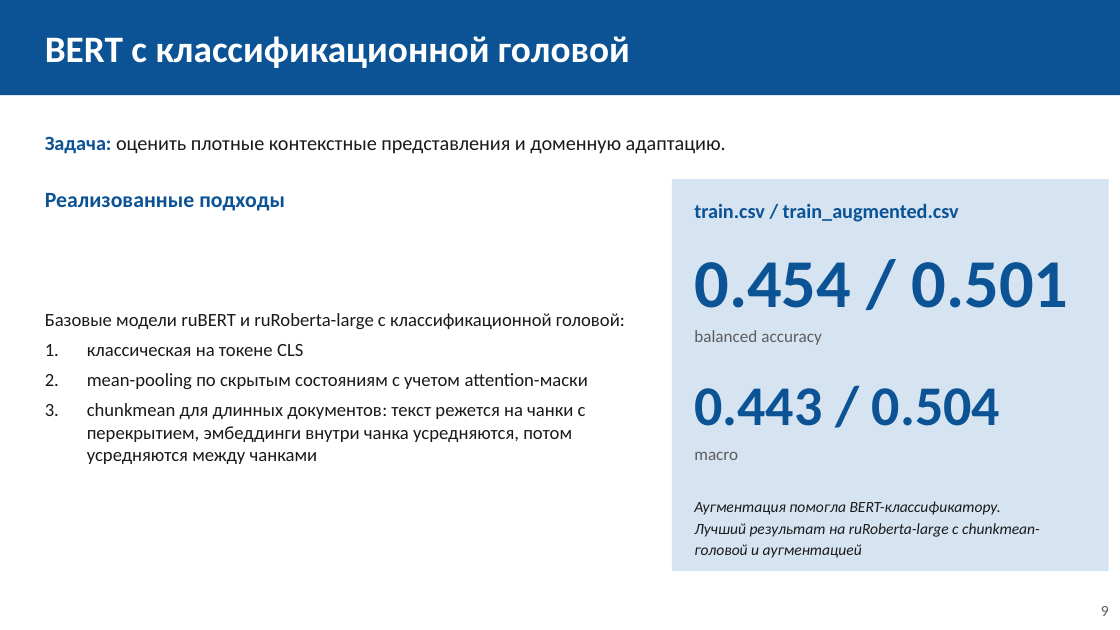
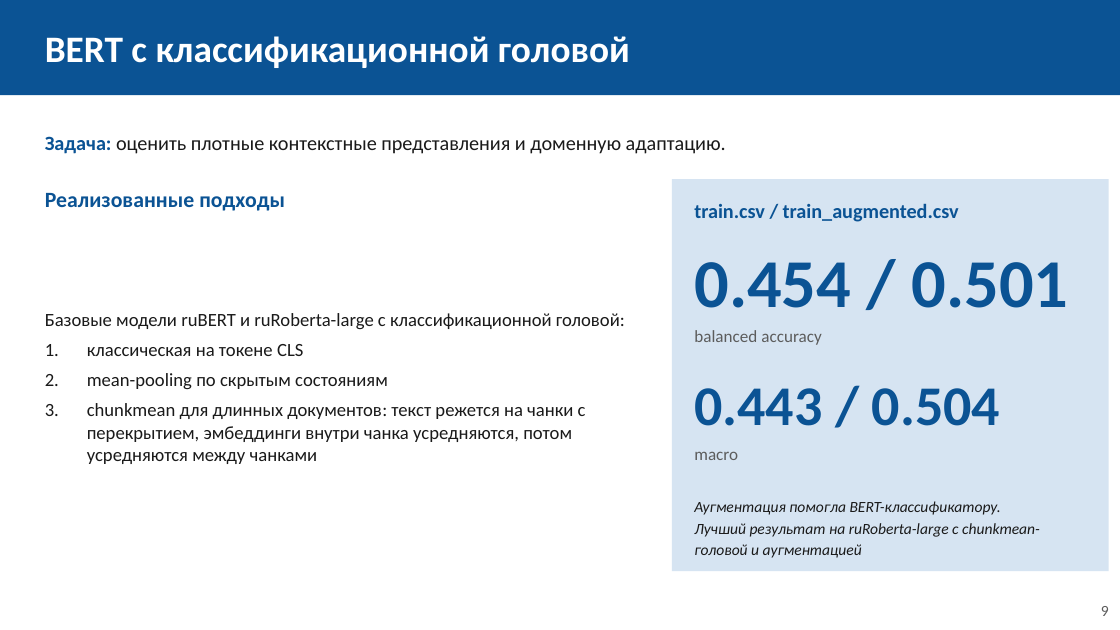
Before and after one commit to sevaTechoPark/mifi-vkr, a slide deck: slide 9 of defence/vkr_defense.pptx. Drawn at 1120x630 pixels with LibreOffice and Linux fonts; fonts in the diff are those of the drawing. Boxes give left, top, right and bottom in pixels: in the first picture for what was removed or moved away, otherwise in the second. Text is boxed around its words. In the diff, an @@ line names an element or a change of style, - is before the commit and + after.

```diff
--- a/defence/vkr_defense.pptx
+++ b/defence/vkr_defense.pptx
@@ text at [87,373,388,389]: text changed @@
-2. mean-pooling по скрытым состояниям с учетом attention-маски
+2. mean-pooling по скрытым состояниям
```
Also in this commit, not shown: 10 other slides changed, 7 other files.
